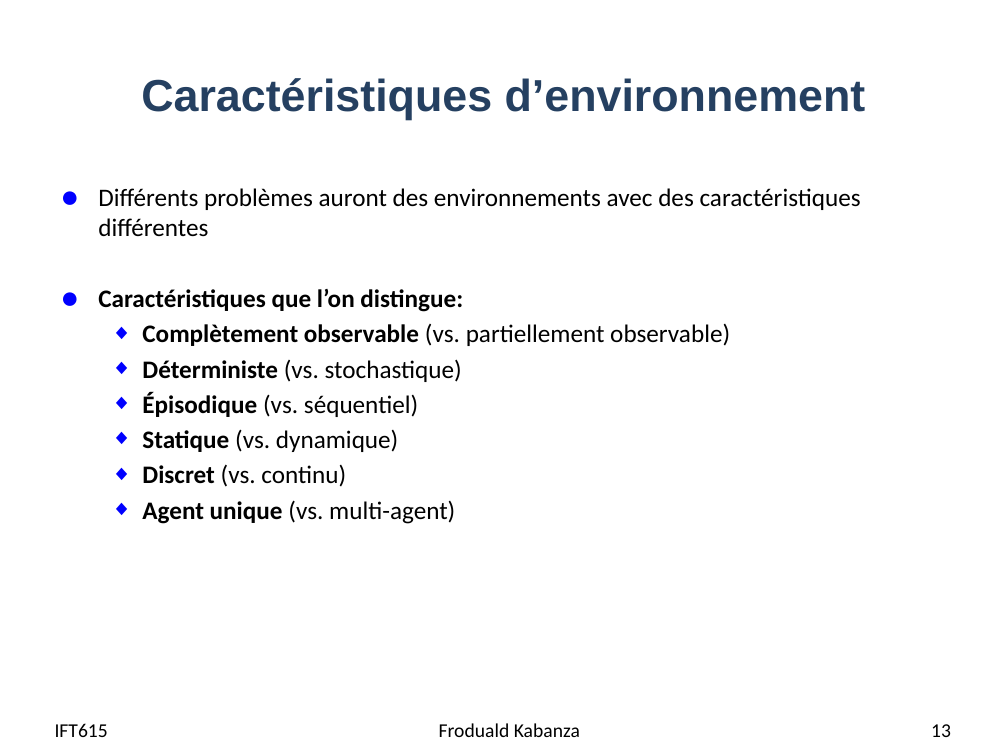
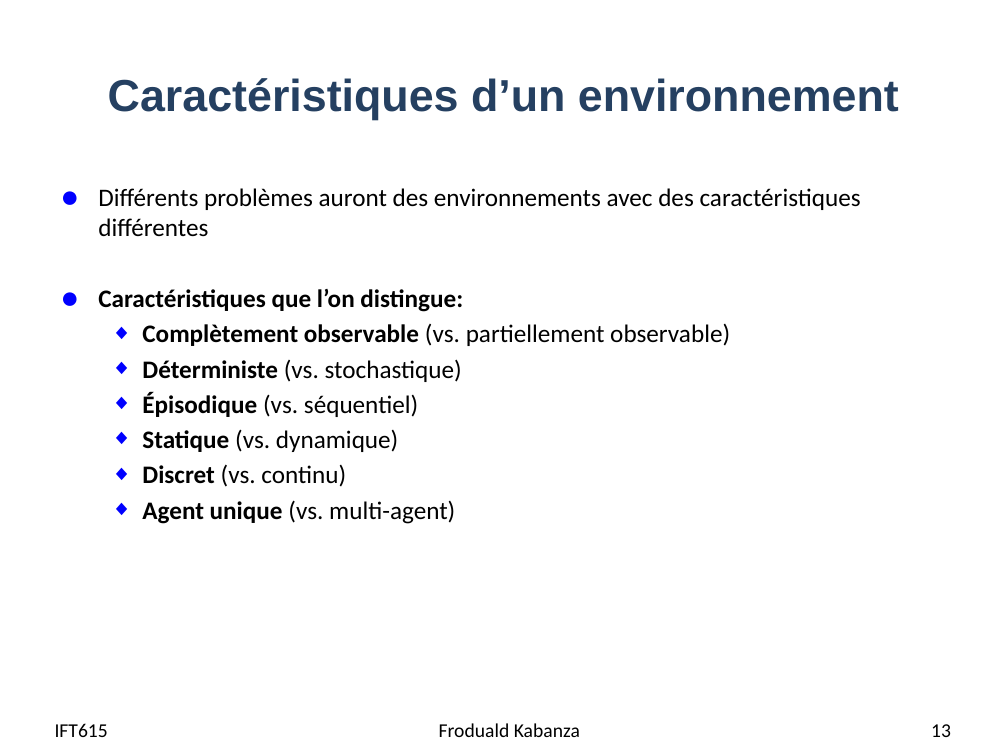
Before and after one commit to djeffkanda/djeffkanda.github.io, a slide deck: slide 13 of ift/assets/slides/ift615-02-Agents intelligents.pptx. Drawn at 1008x756 pixels with LibreOffice and Linux fonts; fonts in the diff are those of the drawing; background and template pictures are left out. Boxes give left, top, right and bottom in pixels: in the first picture for what was removed or moved away, otherwise in the second. Text is boxed around its words. In the diff, an @@ line names an element or a change of style, - is before the commit and + after.

```diff
--- a/ift/assets/slides/ift615-02-Agents intelligents.pptx
+++ b/ift/assets/slides/ift615-02-Agents intelligents.pptx
@@ title at (108, 78, 899, 120): text changed @@
-Caractéristiques d’environnement
+Caractéristiques d’un environnement
```
Also in this commit, not shown: 16 other slides changed, 1 slide removed, 6 other files.
